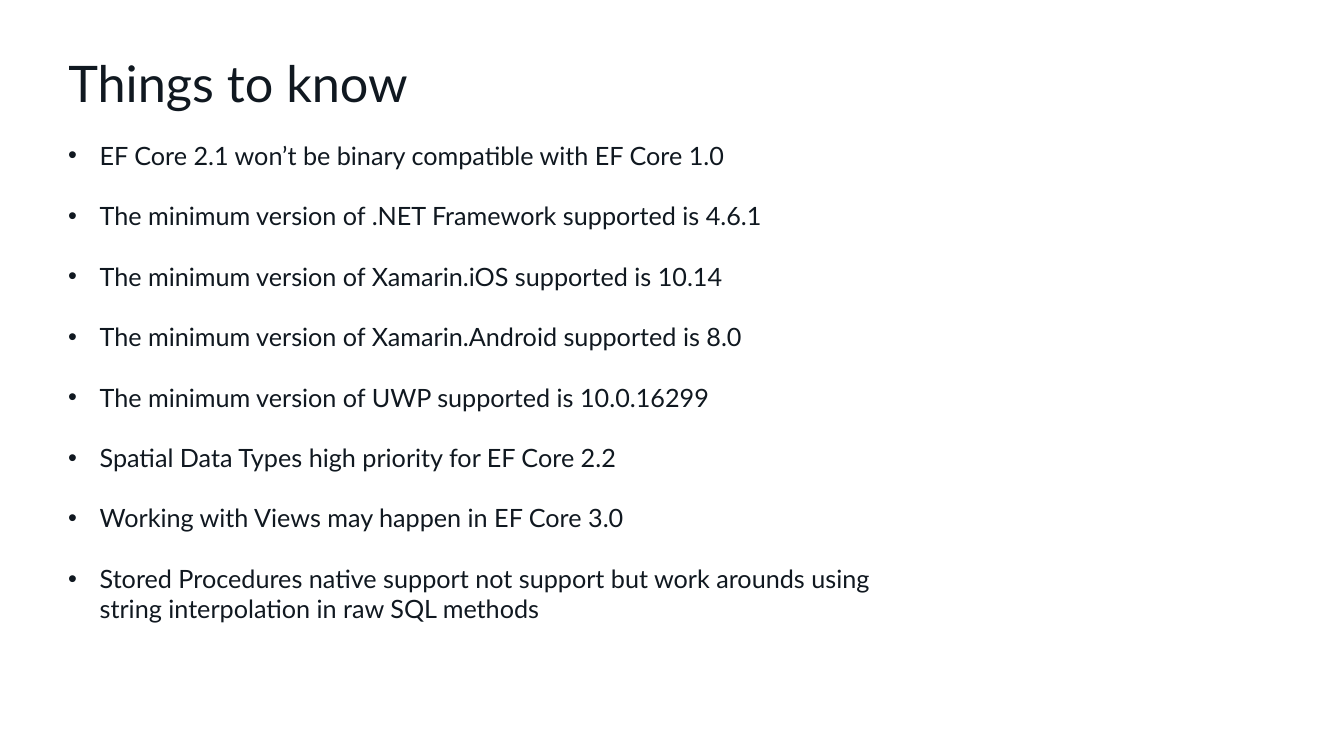
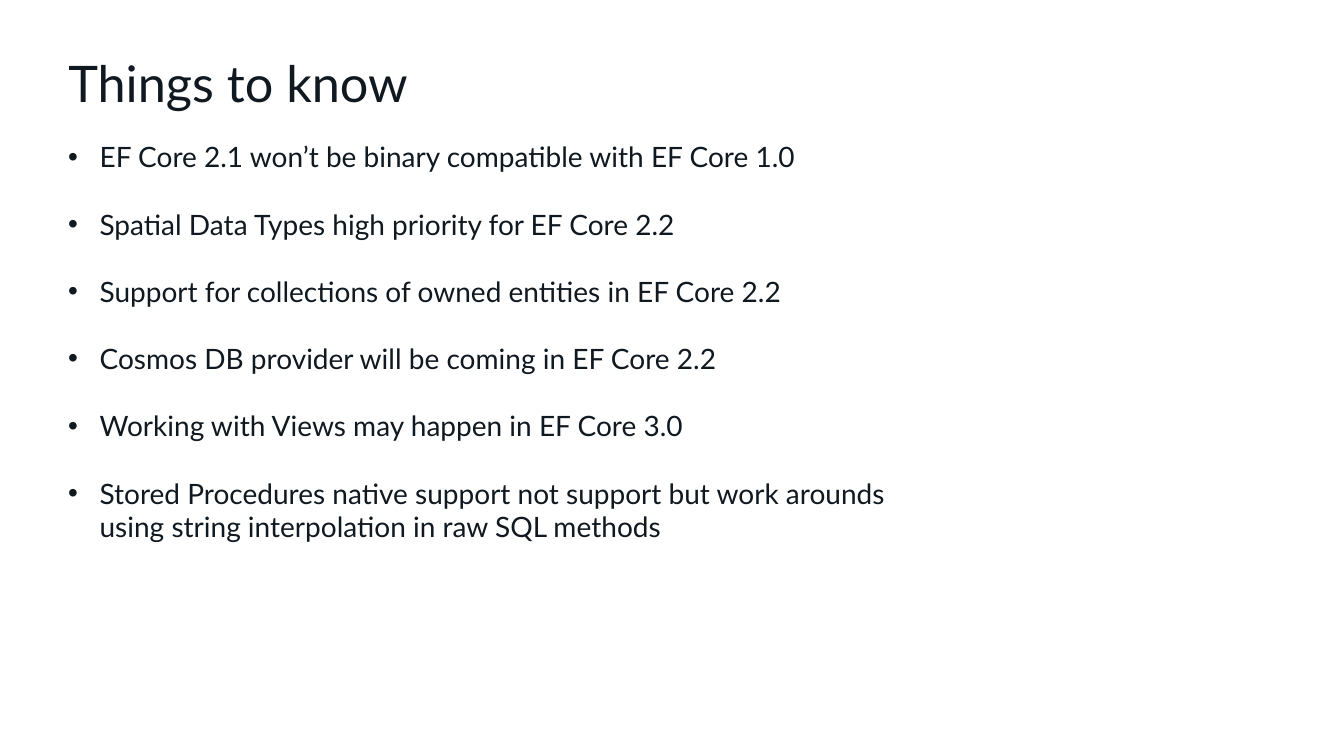
Before and after one commit to cwoodruff/EFCore21Demos, a slide deck: slide 35 of What’s new in Entity Framework Core 2.pptx. Drawn at 1344x756 pixels with LibreOffice and Linux fonts; fonts in the diff are those of the drawing; background and template pictures are left out. Boxes give left, top, right and bottom in pixels: in the first picture for what was removed or moved away, otherwise in the second. Text is boxed around its words. In the diff, an @@ line names an element or a change of style, - is before the commit and + after.

```diff
--- a/What’s new in Entity Framework Core 2.pptx
+++ b/What’s new in Entity Framework Core 2.pptx
@@ text at <box>100,145,885,542</box>: size 18 to 20 pt in "EF Core 2.1 won’t be binary compatible ...", "Spatial Data Types high priority for EF ...", "Working with Views may happen in EF ...", "Stored Procedures native support not support but ..." @@
@@ text at <box>100,206,762,411</box>: paragraphs removed @@
-• The minimum version of .NET Framework supported is 4.6.1
-• The minimum version of Xamarin.iOS supported is 10.14
-• The minimum version of Xamarin.Android supported is 8.0
-• The minimum version of UWP supported is 10.0.16299
@@ text at <box>100,281,781,374</box>: paragraphs added @@
+• Support for collections of owned entities in EF Core 2.2
+• Cosmos DB provider will be coming in EF Core 2.2
```
